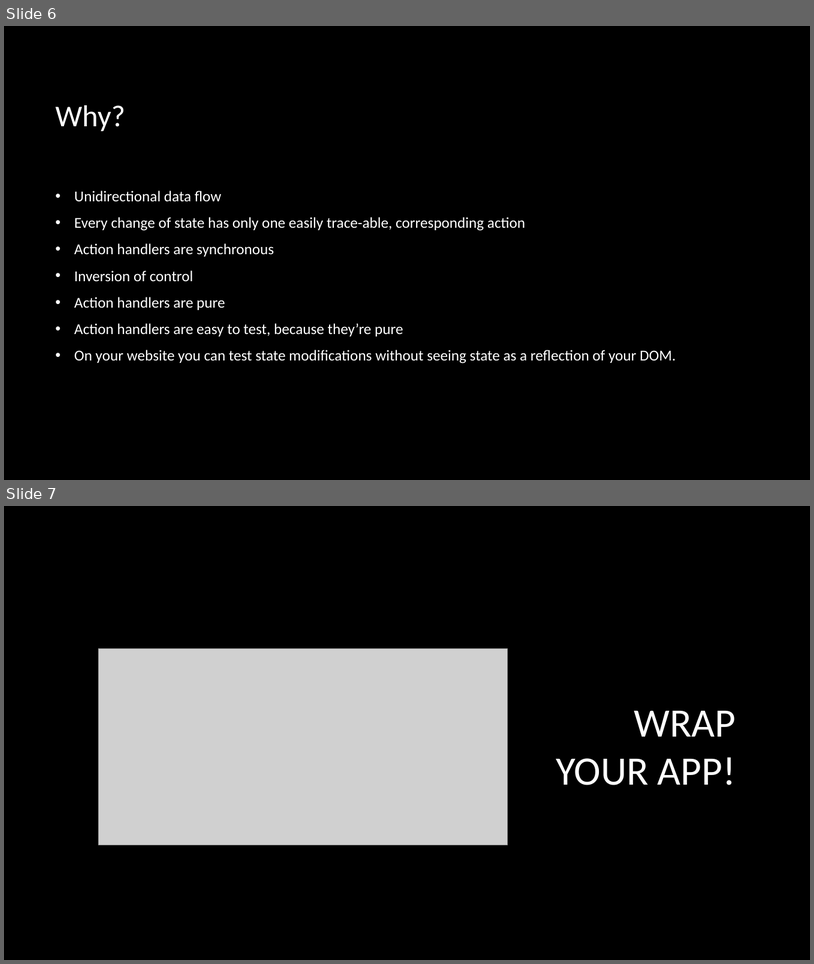
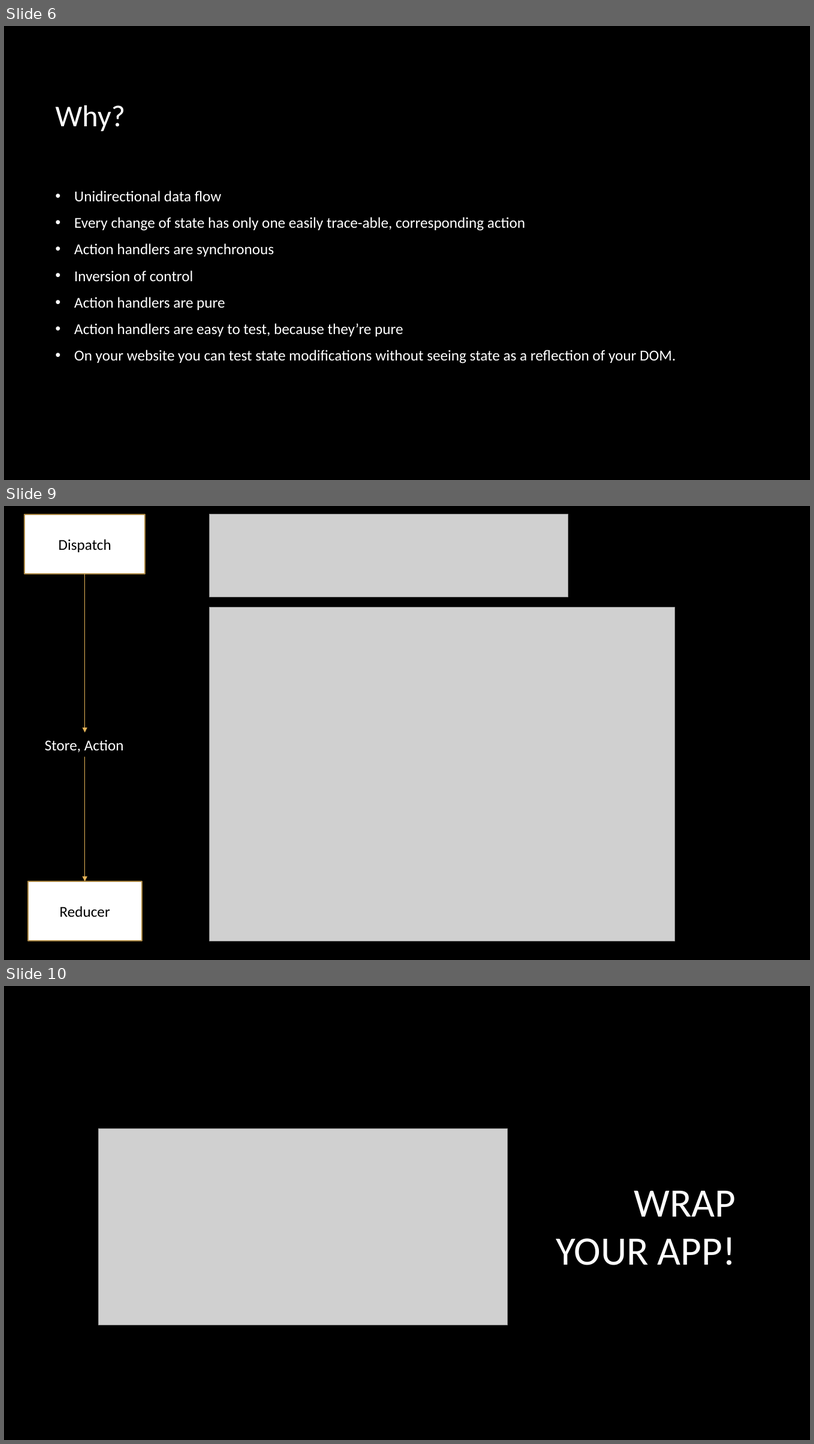
Before and after one commit to Alexpittendrigh/Talks, a slide deck: Redux/Another Redux Talk.pptx. Shown one above the other, each under a label of ours: slides 6 and 7 before the commit, slides 6, 9 and 10 after it; the slides between them are not shown. The pictures are 814x964 and 814x1444 pixels, drawn with LibreOffice and Linux fonts; fonts in the diff are those of the drawing; grey boxes stand for pictures; background and template pictures are left out. Boxes give left, top, right and bottom in pixels: in the first picture for what was removed or moved away, otherwise in the second. Text is boxed around its words. In the diff, an @@ line names an element or a change of style, - is before the commit and + after.

```diff
--- a/Redux/Another Redux Talk.pptx
+++ b/Redux/Another Redux Talk.pptx
@@ slide 9 added at <box>4,506,810,960</box>, background picture (left out) @@
@@ rectangle added at <box>24,514,145,574</box>, fill #FFFFFF, outline #A98541 1.5 pt, 18 pt, text #000000 @@
+Dispatch
@@ picture added at <box>210,514,569,597</box> @@
@@ arrow added from (85, 574) to (85, 732), #E5B458 0.75 pt @@
@@ picture added at <box>210,607,675,941</box> @@
@@ text added at <box>45,739,124,752</box>, 18 pt, text #FFFFFF @@
+Store, Action
@@ arrow added from (85, 757) to (85, 881), #E5B458 0.75 pt @@
@@ rectangle added at <box>27,881,142,940</box>, fill #FFFFFF, outline #A98541 1.5 pt, 18 pt, text #000000 @@
+Reducer
@@ what was slide 7 is now slide 10 @@
```
Also in this commit, not shown: 2 other slides added, 1 other file.
